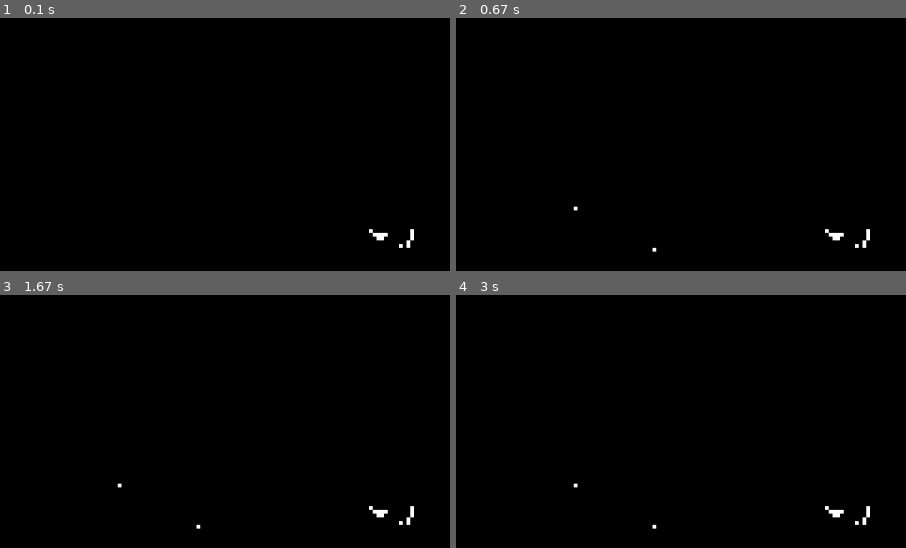
Above: before the commit, frames 1-4 (two rows, left to right).
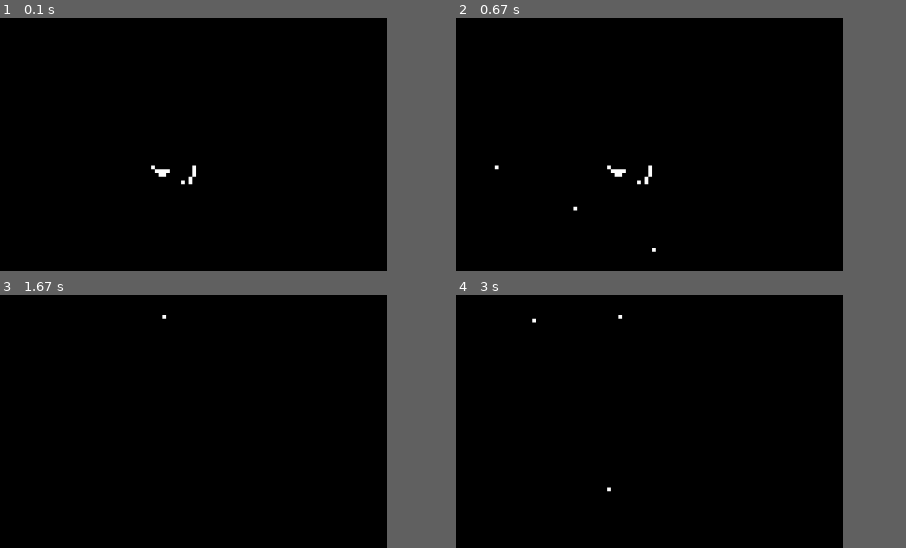
Above: after the commit, the same moments.

Repository: Pixel-Tomiii/game-of-life-pygame
Game: pygame game, started from game_of_life.py
Two runs of this game, one before a commit and one after it. Both use one fixed random seed, a clock stepped at 60 frames per second and the inputs below.
Inputs (mouse positions are % of the whole screen's width and height, from its top left):
- Up to frame 1 (0.1 s): no input
- Up to frame 2 (0.67 s): press the mouse at (13, 38) at 0.37 s; move the mouse to (22, 45) at 0.47 s; release the mouse at (31, 53) at 0.6 s
- Up to frame 3 (1.67 s): hold Delete 0.67-1.13 s; move the mouse to (10, 26) at 0.7 s; click (27, 12) at 1.32 s; move the mouse to (26, 46) at 1.6 s
- Up to frame 4 (3 s): click (26, 46) at 1.87 s; move the mouse to (18, 13) at 2.27 s; click (18, 13) at 2.62 s
The pictures show only the part of the screen within x 9-59%, y 8-58%; the shares and areas given below are measured in that part.
In our replay, the window is 900x506 before the commit and 468x375 after it. These sizes can differ from the game's own. Grey fills any space a smaller window leaves; there, only what the larger window draws over its background counts as a difference.

The runs differ from the first frame. In frame 1, 0.4% of the frame differs, in the area x 33-92%, y 58-91%; in frame 2, 0.4%, in the area x 8-92%, y 58-93%; in frame 3, 0.3%; in frame 4, 0.3%.

Commit message:
Add readme and change attributes in game_of_life

Diff:
--- a/game_of_life.py
+++ b/game_of_life.py
@@ -102,8 +102,8 @@
 
 # Initialise window features.
 pygame.init()
-screen_width = 1920
-screen_height = 1080
+screen_width = 1000
+screen_height = 800
 display = pygame.display.set_mode((screen_width, screen_height), pygame.HWSURFACE)
 display.fill(0)
 
@@ -146,11 +146,25 @@
             elif event.key == pygame.K_SPACE and not draw:
                 running = not running
 
+            # DEL to delete screen and pause.
+            elif event.key == pygame.K_DELETE:
+                if running:
+                    running = False
+
+                cells = set()
+                render(display, cells, grid_width, grid_height)
+
         # Mouse button pressed events.
         elif event.type == pygame.MOUSEBUTTONDOWN:
             # Draw a cell when paused.
             if event.button == 1 and not running:
                 draw = True
+                x, y = event.pos
+                grid_x = x // cell_size
+                grid_y = y // cell_size
+
+                cells.add((grid_x, grid_y))
+                render(display, cells, grid_width, grid_height)
 
             # Zooming in.
             if event.button == 4:
Not shown, added: README.md
